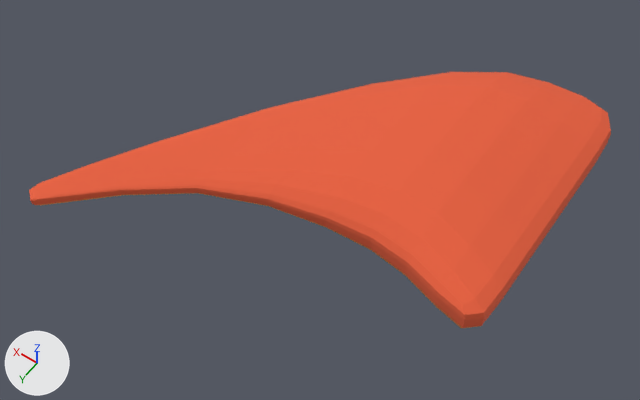
What one commit did to the OBJ model assets/pteranodon_wing_l.obj.
Rendered twice from a camera (50 mm lens) standing at (-0.88, 4.41, 5.57) and looking at (1.72, 0.77, -0.15). Arrows for +X, +Y and +Z are at lower left; the lights stay in place. Where no turn or scale is listed for an object, it has been applied to the vertices.

The older version as bpy lines, for what is in view:
```python
me_wing_left = bpy.data.meshes.new('Wing_left')
me_wing_left.from_pydata(...)  # 322 vertices, 320 faces; spans x 0.04..3.59, y -1.33..2.21, z -0.1..0.3
# faces by material slot: [256, 64]
me_wing_left.materials.append(mat_pteranodon_1)  # orange #e75e3b
me_wing_left.materials.append(mat_pteranodon_2)  # orange #e78940
ob_wing_left = bpy.data.objects.new('Wing_left', me_wing_left)
ob_wing_left.location = (0.0, 0.0, 0.0)
```
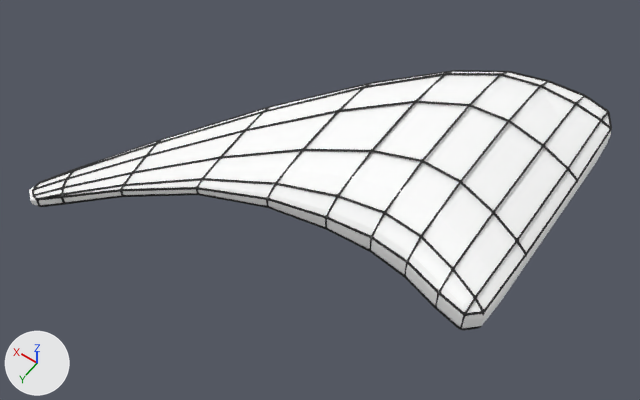
Changed parts and their boxes (x1, y1, x2, y2) in the pictures (640 x 400 px):
'Wing_left', reshaped
    before: (29, 72, 611, 329)
    after: (29, 70, 612, 330)
part 1 of me_wing_left, added
    after: (32, 70, 612, 330)
part 2 of me_wing_left, deleted
    before: (30, 131, 610, 328)

What changed in the scene script:
```text
Add mat_black:
    mat_black = principled_material('Black')
    mat_black.base_color = (0.00458, 0.00458, 0.00458)  # black #0e0e0e
    mat_black.roughness = 0.343
Add mat_white:
    mat_white = principled_material('White')
    mat_white.base_color = (1.0, 1.0, 1.0)  # white #ffffff
    mat_white.roughness = 0.751
Change me_wing_left:
    used by ob_wing_left; location = (0.0, 0.0, 0.0)
    remove me_wing_left.from_pydata(...)  # 322 vertices, 320 faces; spans x 0.04..3.59, y -1.33..2.21, z -0.1..0.3
    remove me_wing_left.materials.append(mat_pteranodon_1)  # orange #e75e3b
    remove me_wing_left.materials.append(mat_pteranodon_2)  # orange #e78940
    add me_wing_left.from_pydata(...)  # 3339 vertices, 7313 faces; spans x 0.04..3.59, y -1.33..2.21, z -0.12..0.33
    me_wing_left part 1: a new loose piece of 3067 vertices spanning x 0.05..3.57, y -1.33..2.19, z -0.12..0.33, in mat_black (black #0e0e0e)
    me_wing_left part 2: 49 vertices removed from x 0.04..3.59, y -1.33..2.21, z -0.09..0.15
    add me_wing_left.materials.append(mat_white)  # white #ffffff
    add me_wing_left.materials.append(mat_black)  # black #0e0e0e
```
